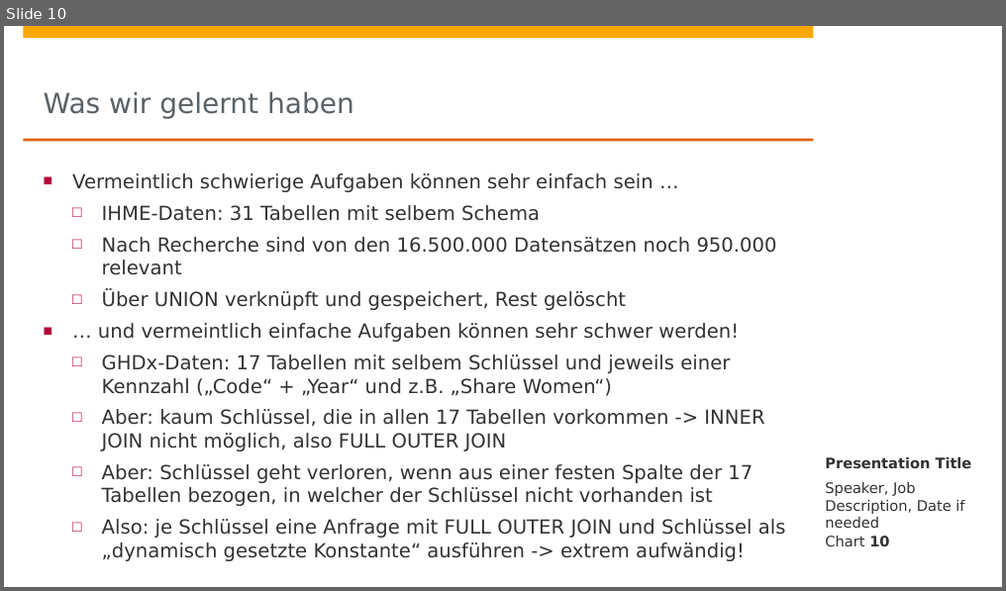
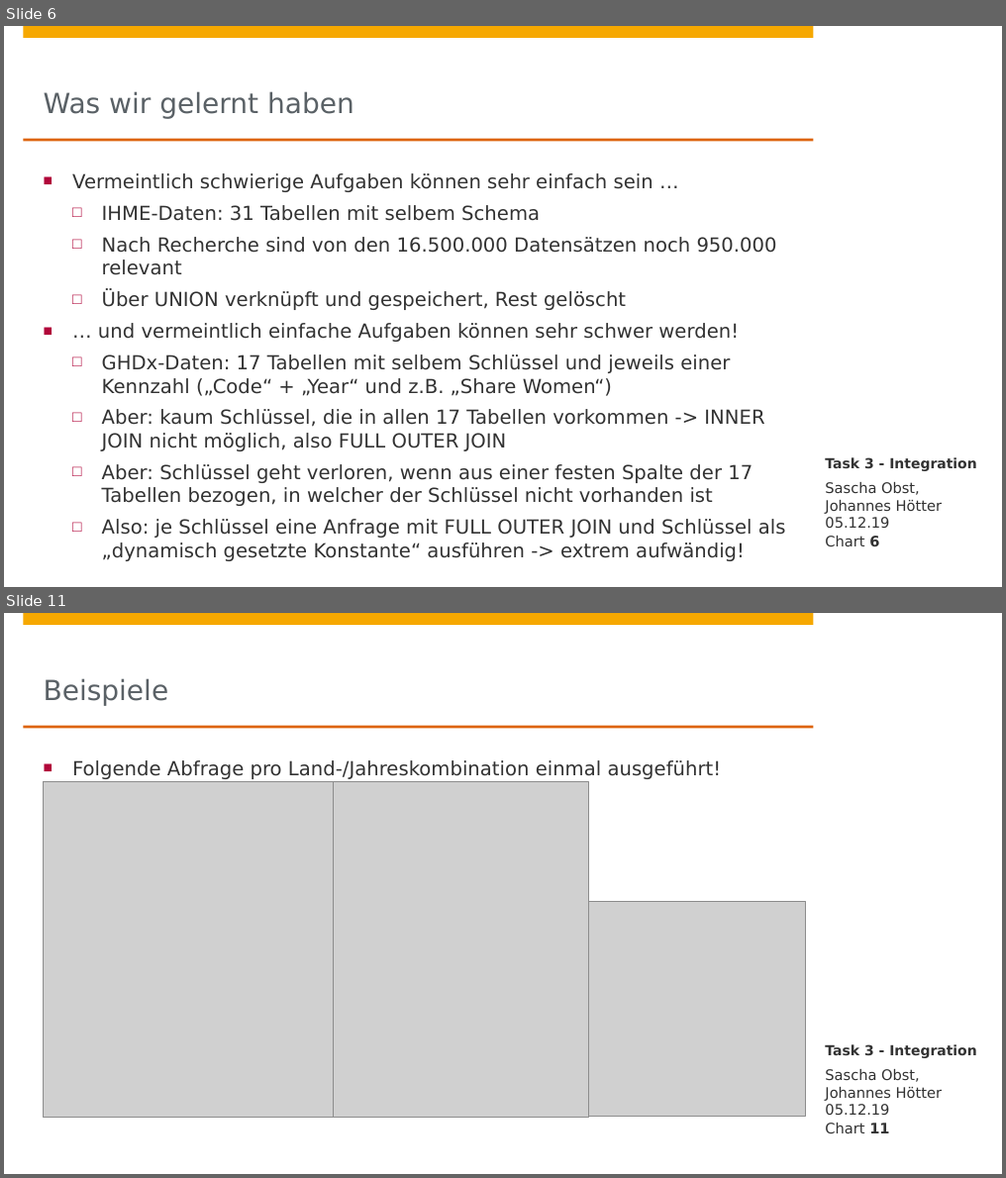
Before and after one commit to johanneshoetter/Health-Data-Integration, a slide deck: presentations/integration.pptx. Shown one above the other, each under a label of ours: slide 10 before the commit, slides 6 and 11 after it; the slides between them are not shown. The pictures are 1006x591 and 1006x1178 pixels, drawn with LibreOffice and Linux fonts; fonts in the diff are those of the drawing; grey boxes stand for pictures; background and template pictures are left out. Boxes give left, top, right and bottom in pixels: in the first picture for what was removed or moved away, otherwise in the second. Text is boxed around its words. In the diff, an @@ line names an element or a change of style, - is before the commit and + after.

Commit message:
Updated presentation integration.pptx

```diff
--- a/presentations/integration.pptx
+++ b/presentations/integration.pptx
@@ slide 11 added at [4,613,1002,1174], background #FFFFFF; not listed: 4 template elements that a slide beside it also shows @@
@@ title added at [44,678,169,706], 20 pt, text #5A6166 @@
+Beispiele
@@ text added at [72,761,722,779], 14 pt, text #323232 @@
+■ Folgende Abfrage pro Land-/Jahreskombination einmal ausgeführt!
@@ picture added at [43,781,334,1117] @@
@@ picture added at [334,781,589,1117] @@
@@ picture added at [589,901,806,1117] @@
@@ text added at [825,1045,977,1059], 10 pt, text #323232, bold @@
+Task 3 - Integration
@@ text added at [825,1069,942,1115], 10.5 pt, text #323232 @@
+Sascha Obst,
+Johannes Hötter
+05.12.19
@@ page number added at [825,1123,889,1135], 10.5 pt, text #323232 @@
+Chart 11
@@ what was slide 10 is now slide 6 @@
@@ slide 6 changed as well @@
@@ text at [825,458,977,472]: text changed; size 10.5 to 10 pt @@
-Presentation Title
+Task 3 - Integration
@@ text at [825,482,942,528]: text changed @@
-Speaker, Job Description, Date if needed
+Sascha Obst,
+Johannes Hötter
+05.12.19
@@ page number at [825,536,879,548]: text changed @@
-Chart 10
+Chart 6
```
Also in this commit, not shown: 8 other slides changed, 5 other slides added, 6 slides removed, 1 other file.
